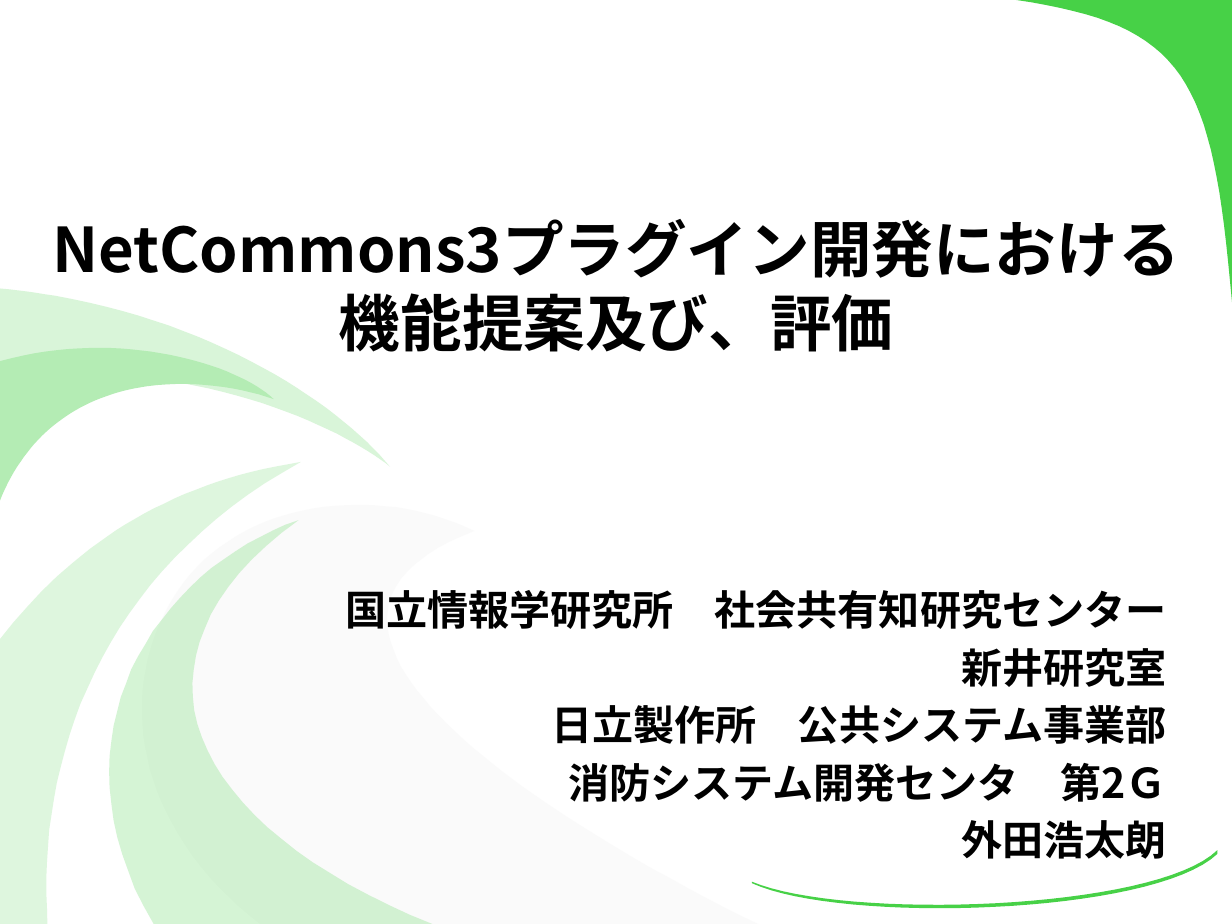
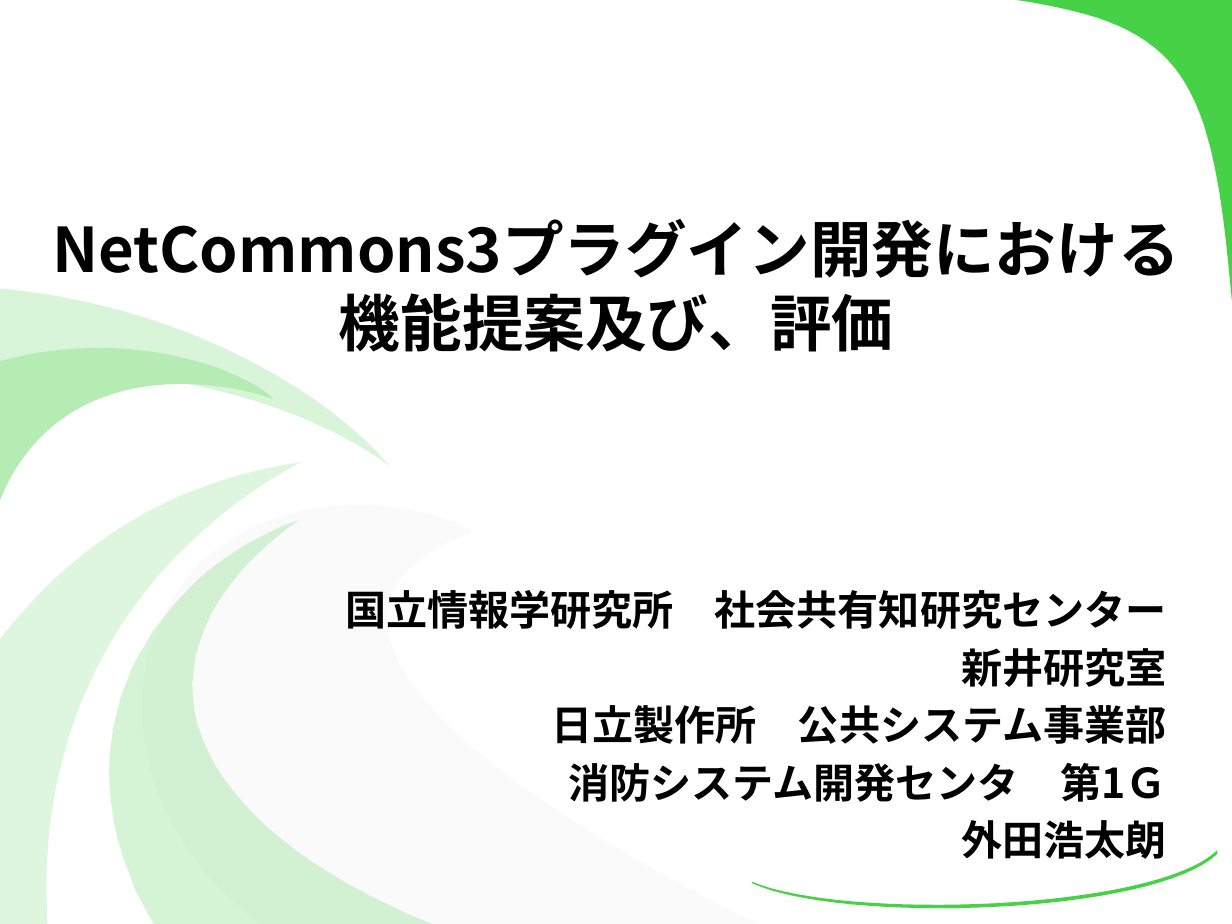
Before and after one commit to kotaro0717/Report-Management, a slide deck: slide 1 of PowerPoint/report_hokada.pptx. Drawn at 1232x924 pixels with LibreOffice and Linux fonts; fonts in the diff are those of the drawing. Boxes give left, top, right and bottom in pixels: in the first picture for what was removed or moved away, otherwise in the second. Text is boxed around its words. In the diff, an @@ line names an element or a change of style, - is before the commit and + after.

```diff
--- a/PowerPoint/report_hokada.pptx
+++ b/PowerPoint/report_hokada.pptx
@@ subtitle at bbox=[568, 763, 1166, 802]: text changed @@
-消防システム開発センタ 第2Ｇ
+消防システム開発センタ 第1Ｇ
```
Also in this commit, not shown: 3 other slides changed, 2 other files.
